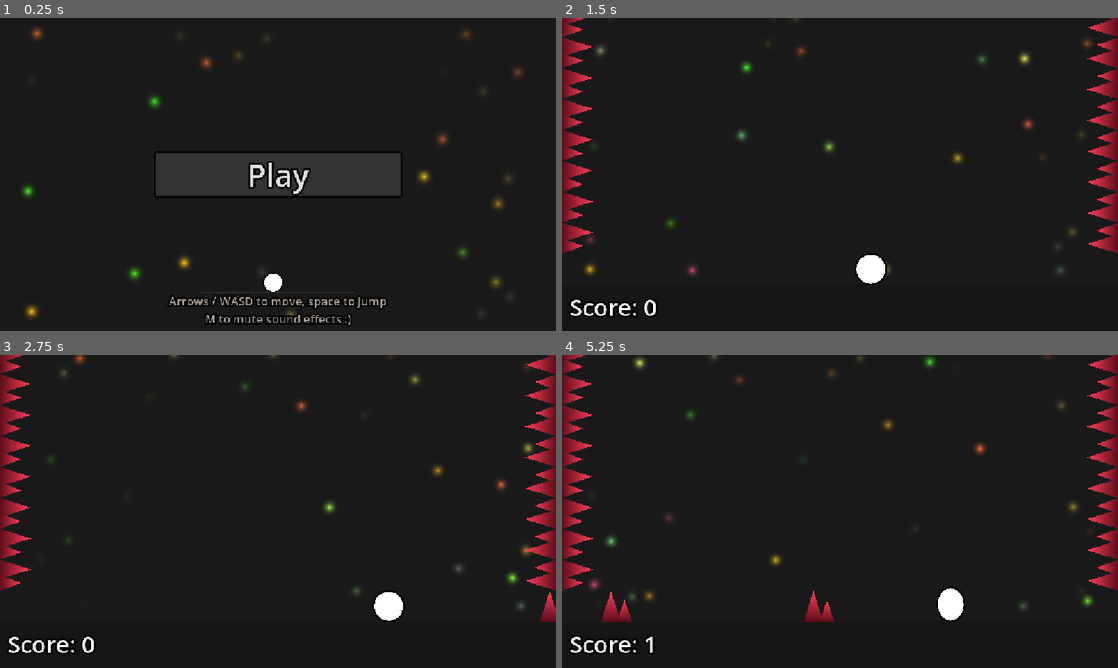
Above: before the commit, frames 1-4 (two rows, left to right).
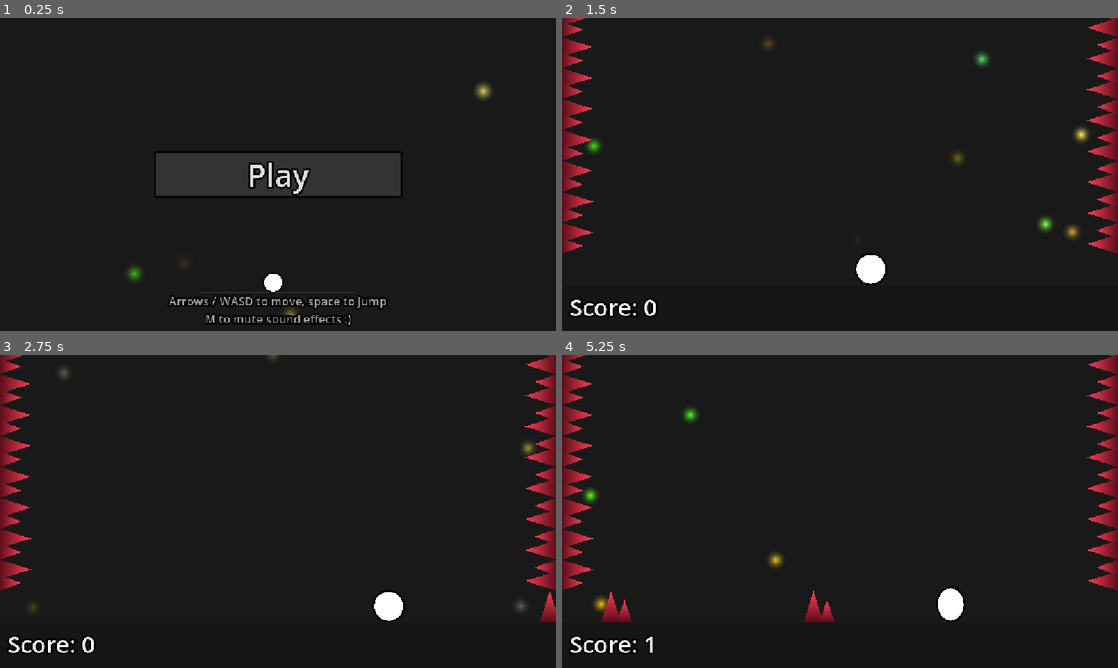
Above: after the commit, the same moments.

Repository: vindognz/dodge-the-spikes
Game: Godot game, scene res://scenes/start.tscn
Same seed, same stepped clock (60 frames per second), same inputs: the game is played once before the commit and once after it.
Inputs (mouse positions are in pixels of both pictures, inside the frame that each line leads up to):
- Up to frame 1 (0.25 s): no input
- Up to frame 2 (1.5 s): click "Play" at 0.5 s; tap Enter at 1.25 s; move the mouse to (962, 158) at 1.27 s; hold Right (right) from 1.28 s (still down); tap Alt at 1.35 s; click (962, 158) at 1.42 s
- Up to frame 3 (2.75 s): tap Space (jump) at 1.52 s; release Right (right) at 2 s; drag from (166, 527) to (16, 574) at 2.02 s
- Up to frame 4 (5.25 s): move the mouse to (895, 442) at 2.77 s; hold A (left) 2.78-3.5 s; tap Alt at 2.85, 4.35 s; drag from (812, 574) to (578, 542) at 3.52 s; move the mouse to (1006, 558) at 4.27 s; hold Right (right) 4.28-5 s; tap Space (jump) at 4.52 s; drag from (673, 464) to (578, 514) at 5.02 s

The runs differ from the first frame. In frame 1, 1.0% of the frame differs, in the area x 4-95%, y 2-96%; in frame 2, 1.1%, in the area x 4-96%, y 0-83%; in frame 3, 0.6%; in frame 4, 1.1%.

Commit message:
Minor README tweaks, name prompt autofocus, ENTER to submit, firefly tweaks

Diff:
--- a/scenes/game.tscn
+++ b/scenes/game.tscn
@@ -48,39 +48,6 @@
 offset_right = 144.0
 color = Color(0.08468992, 0.08468992, 0.08468992, 1)
 
-[node name="zones" type="ColorRect" parent="." unique_id=788556348]
-z_index = -1
-offset_left = -144.0
-offset_top = 12.0
-offset_right = -48.0
-offset_bottom = 36.0
-color = Color(0.08468992, 0.08468992, 0.08468992, 1)
-
-[node name="zones3" type="ColorRect" parent="." unique_id=544029512]
-z_index = -1
-offset_left = 48.0
-offset_top = 12.0
-offset_right = 144.0
-offset_bottom = 36.0
-color = Color(0.08468992, 0.08468992, 0.08468992, 1)
-
-[node name="zones2" type="ColorRect" parent="." unique_id=1203385455]
-z_index = -1
-offset_left = -48.0
-offset_top = 12.0
-offset_right = 48.0
-offset_bottom = 36.0
-color = Color(0.65834004, 0.6583399, 0.6583399, 1)
-
-[node name="big bg rect" type="ColorRect" parent="." unique_id=628151695]
-visible = false
-z_index = -1
-offset_left = -144.0
-offset_top = -162.0
-offset_right = 144.0
-offset_bottom = -24.0
-color = Color(0.098, 0.098, 0.098, 1)
-
 [node name="Fireflies" type="ColorRect" parent="." unique_id=1378642603]
 z_index = -1
 material = SubResource("ShaderMaterial_iywne")
@@ -365,4 +332,5 @@
 vertical_alignment = 1
 
 [connection signal="pressed" from="CanvasLayer/GameOverScreen/Leaderboard/PlayAgainButton" to="." method="_on_play_again_button_pressed"]
+[connection signal="text_submitted" from="CanvasLayer/GameOverScreen/NamePrompt/NameInput" to="." method="_on_name_submitted"]
 [connection signal="pressed" from="CanvasLayer/GameOverScreen/NamePrompt/ConfirmNameButton" to="." method="_on_confirm_name_button_pressed"]
--- a/scripts/camera.gd
+++ b/scripts/camera.gd
@@ -11,7 +11,6 @@
 	shake_timer = duration
 	shake_horizontal = horizonal
 
-# Called every frame. 'delta' is the elapsed time since the previous frame.
 func _process(delta: float) -> void:
 	if shake_timer > 0:
 		shake_timer -= delta
--- a/scripts/game.gd
+++ b/scripts/game.gd
@@ -11,13 +11,11 @@
 var game_over_triggered: bool = false
 var can_restart: bool = false
 
-# Called when the node enters the scene tree for the first time.
 func _ready() -> void:
 	game_over_screen.visible = false
 	leaderboard.visible = false
 	name_prompt.visible = false
 
-# Called every frame. 'delta' is the elapsed time since the previous frame.
 func _process(_delta: float) -> void:
 	if not Global.running:
 		if not game_over_triggered:
@@ -34,6 +32,7 @@
 
 	if Global.current_player_name == "":
 		name_prompt.visible = true
+		name_input.grab_focus()
 		leaderboard.visible = false
 	else:
 		name_prompt.visible = false
@@ -51,6 +50,9 @@
 		Global.reset()
 		get_tree().reload_current_scene()
 
+func _on_name_submitted(_text: String) -> void:
+	_on_confirm_name_button_pressed()
+
 func _on_confirm_name_button_pressed() -> void:
 	var name_text = name_input.text.strip_edges()
 	if name_text == "":
--- a/scripts/leaderboard.gd
+++ b/scripts/leaderboard.gd
@@ -7,7 +7,6 @@
 var loading_timer: float = 0.0
 var loading_dots: int = 0
 
-# Called when the node enters the scene tree for the first time.
 func _ready() -> void:
 	scroll.visible = false
 	loading_label.visible = true
--- a/scripts/spark.gd
+++ b/scripts/spark.gd
@@ -4,7 +4,6 @@
 var lifetime: float = 0.5
 var timer: float = 0.0
 
-# Called every frame. 'delta' is the elapsed time since the previous frame.
 func _process(delta: float) -> void:
 	timer += delta
 	velocity *= 0.95 # drag / air resistance idk bro
--- a/shaders/fireflies_bg.gdshader
+++ b/shaders/fireflies_bg.gdshader
@@ -3,17 +3,49 @@
 uniform float shader_time;
 uniform float aspect = 2.087;
 
+const int FIREFLY_COUNT = 25;
+const float RADIUS = 0.04;
+
+float hash(float n) {
+	return fract(sin(n * 127.1) * 43758.5453);
+}
+
 void fragment() {
-	vec2 uv = UV;
-	vec3 bg = vec3(0.098);
-	vec3 color = bg;
+	vec3 color = vec3(0.098);
 
-	for (int i = 0; i < 30; i ++) {
+	for (int i = 0; i < FIREFLY_COUNT; i++) {
 		float fi = float(i);
+
 		vec2 firefly_pos = vec2(
 			0.5 + 0.45 * sin(shader_time * 0.2 + fi * 1.234),
 			0.5 + 0.45 * cos(shader_time * 0.15 + fi * 2.345)
 		);
+
+		vec2 diff = UV - firefly_pos;
+		diff.x *= aspect;
+		float dist_sq = dot(diff, diff);
+		if (dist_sq >= RADIUS * RADIUS) {
+			continue; // almost every pixel is nowhere near this firefly
+		}
+
+		float interval = 1.5 + hash(fi * 17.13) * 3.5;
+		float cycle = floor(shader_time / interval);
+		float cycle_time = mod(shader_time, interval);
+
+		float flash_duration = mix(0.45, 0.9, hash(fi * 47.3 + cycle * 19.7));
+		// start anywhere that still lets the flash finish before the cycle ends
+		float flash_start = hash(fi * 31.7 + cycle * 13.1) * (interval - flash_duration);
+
+		float fade_in = smoothstep(flash_start, flash_start + 0.2, cycle_time);
+		float fade_out = 1.0 - smoothstep(
+			flash_start + flash_duration - 0.3,
+			flash_start + flash_duration,
+			cycle_time
+		);
+		float pulse = fade_in * fade_out;
+
+		float t = 1.0 - sqrt(dist_sq) / RADIUS;
+		float glow = t * t;
 
 		vec3 firefly_color = vec3(
 			0.6 + 0.4 * sin(fi * 3.456),
@@ -21,11 +53,6 @@
 			0.2 + 0.2 * sin(fi * 5.678)
 		);
 
-		vec2 diff = uv - firefly_pos;
-		diff.x *= aspect;
-		float dist = length(diff);
-		float glow = pow(max(0.0, 1.0 - dist / 0.04), 3.0);
-		float pulse = 0.5 + 0.5 * sin(shader_time * (1.0 + fi * 0.3) + fi * 6.789);
 		color += glow * pulse * firefly_color;
 	}
 
Not shown, changed: README.md
Not shown, changed: web-export/index.html
Not shown, changed: web-export/index.pck
